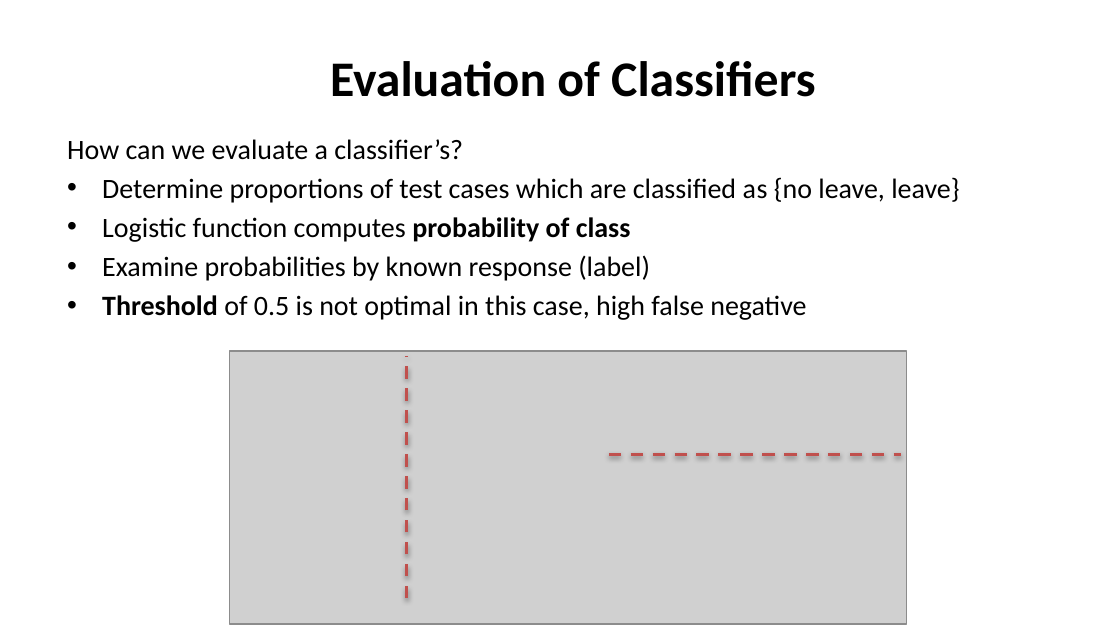
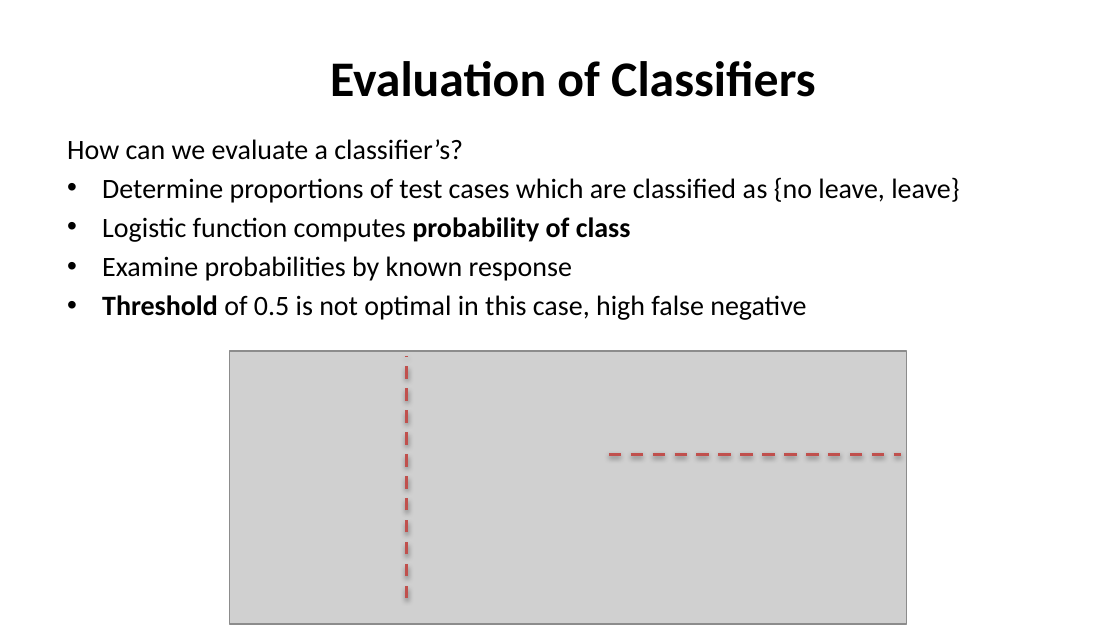
Before and after one commit to StephenElston/CSCI-E-83, a slide deck: slide 40 of LectureSlides/09_GeneralizingTheLinearModel.pptx. Drawn at 1120x630 pixels with LibreOffice and Linux fonts; fonts in the diff are those of the drawing; grey boxes stand for pictures. Boxes give left, top, right and bottom in pixels: in the first picture for what was removed or moved away, otherwise in the second. Text is boxed around its words. In the diff, an @@ line names an element or a change of style, - is before the commit and + after.

```diff
--- a/LectureSlides/09_GeneralizingTheLinearModel.pptx
+++ b/LectureSlides/09_GeneralizingTheLinearModel.pptx
@@ text at [102, 256, 572, 281]: text changed @@
-• Examine probabilities by known response (label)
+• Examine probabilities by known response
```
Also in this commit, not shown: 13 other slides changed.
